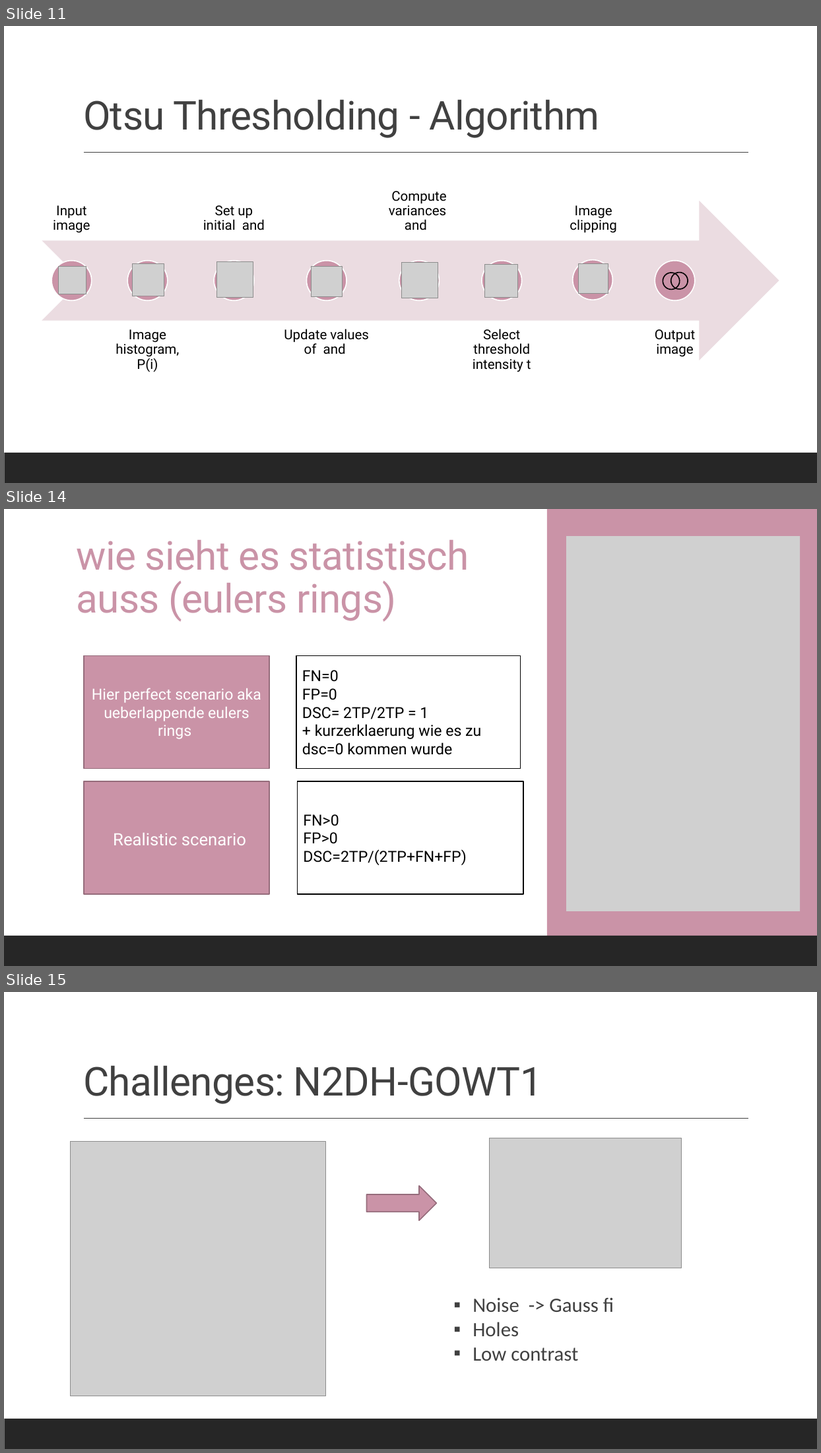
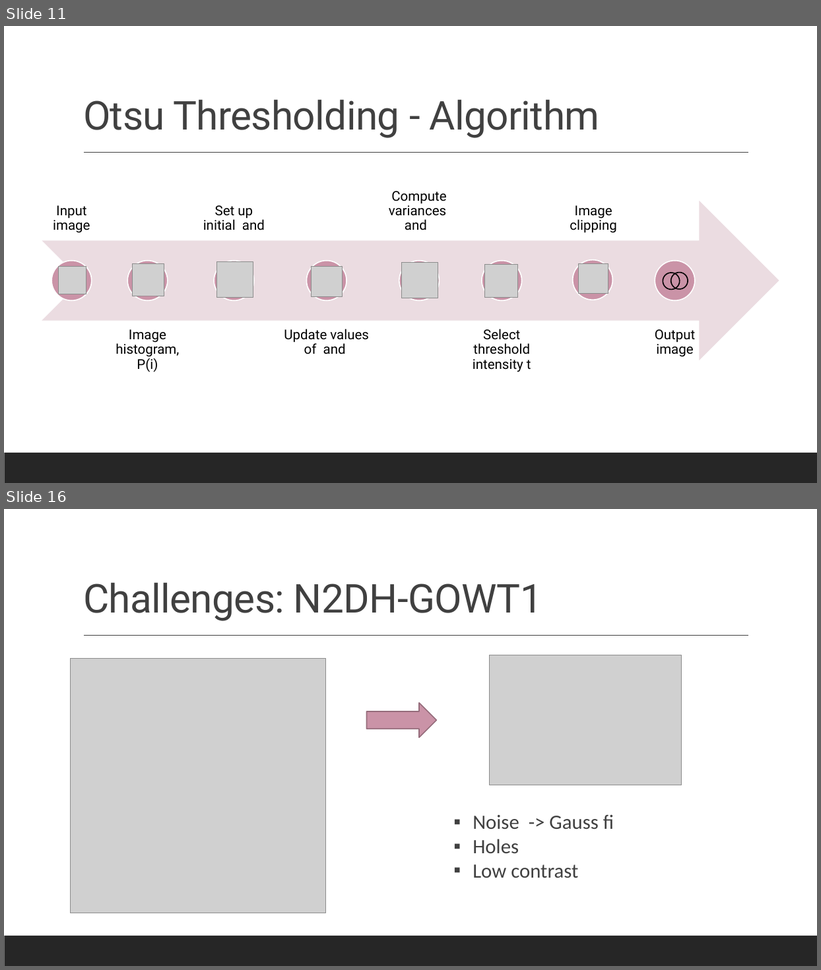
Before and after one commit to datascience-mobi-2022/2022-topic-01-team-04, a slide deck: presentation/layout(2).pptx. Shown one above the other, each under a label of ours: slides 11, 14 and 15 before the commit, slides 11 and 16 after it; the slides between them are not shown. The pictures are 821x1453 and 821x970 pixels, drawn with LibreOffice and Linux fonts; fonts in the diff are those of the drawing; grey boxes stand for pictures. Boxes give left, top, right and bottom in pixels: in the first picture for what was removed or moved away, otherwise in the second. Text is boxed around its words. In the diff, an @@ line names an element or a change of style, - is before the commit and + after.

```diff
--- a/presentation/layout(2).pptx
+++ b/presentation/layout(2).pptx
@@ slide 14 removed at (4, 509, 817, 966), background #FFFFFF @@
@@ rectangle removed at (4, 509, 817, 966) @@
@@ rectangle removed at (547, 509, 817, 966) @@
@@ title removed at (76, 540, 469, 622) @@
-wie sieht es statistisch auss (eulers rings)
@@ picture removed at (566, 536, 800, 912) @@
@@ rectangle removed at (84, 656, 269, 769) @@
-Hier perfect scenario aka ueberlappende eulers rings
@@ rectangle removed at (296, 656, 520, 769) @@
-FN=0
-FP=0
-DSC= 2TP/2TP = 1
-+ kurzerklaerung wie es zu dsc=0 kommen wurde
@@ text removed at (84, 782, 269, 894) @@
-  Realistic scenario
@@ rectangle removed at (298, 782, 523, 894) @@
-FN>0
-FP>0
-DSC=2TP/(2TP+FN+FP)
@@ rectangle removed at (4, 936, 817, 966) @@
@@ what was slide 15 is now slide 16 @@
```
Also in this commit, not shown: 1 slide changed, 3 slides added, 1 other slide removed.
